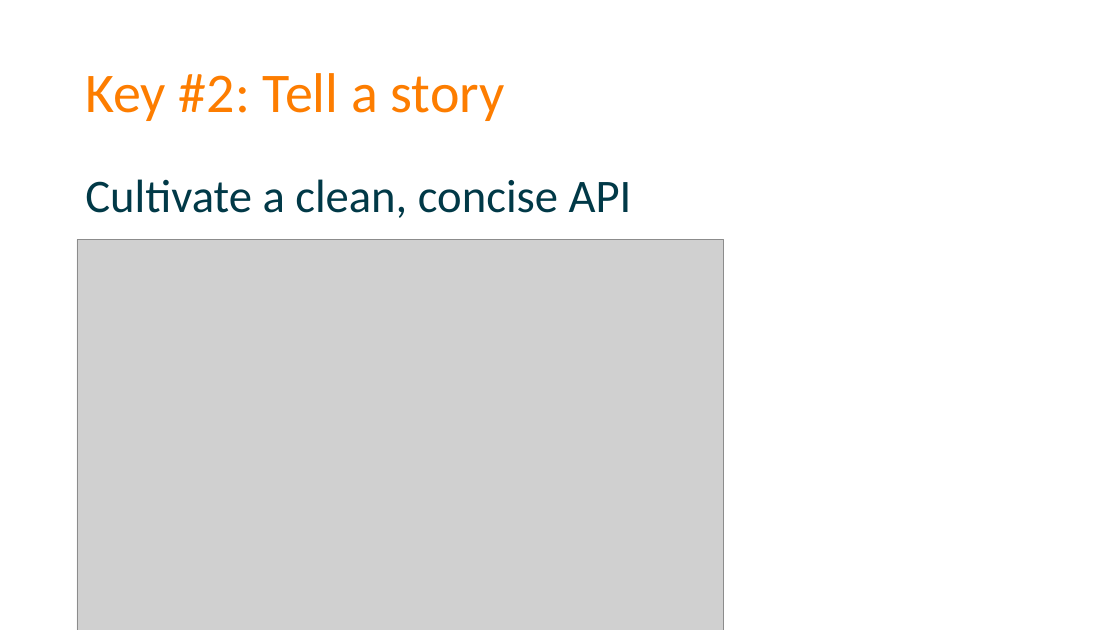
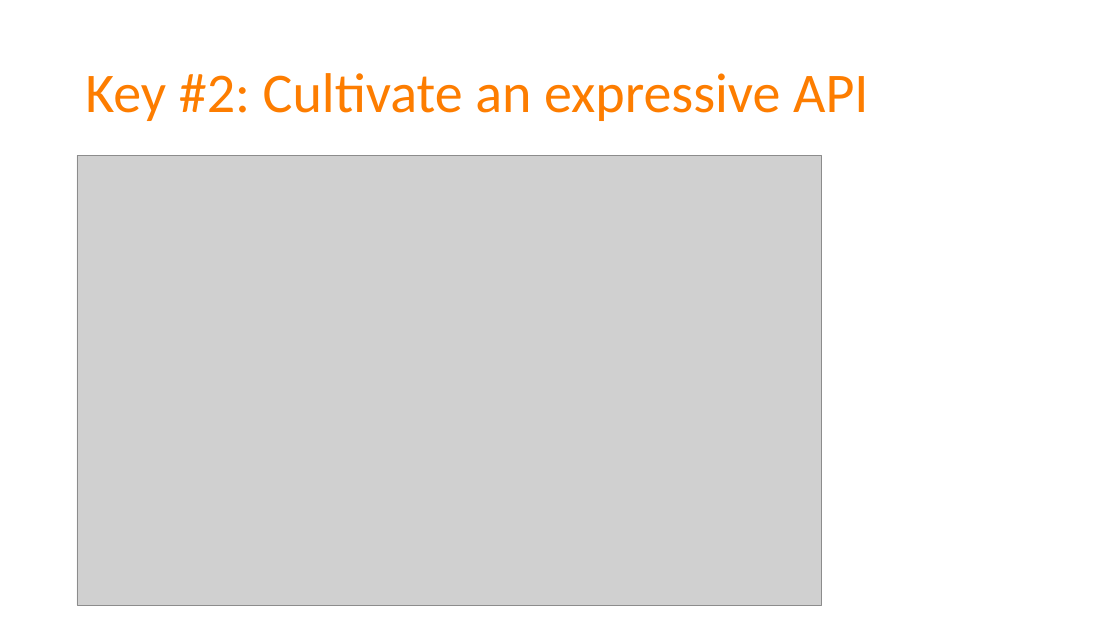
Before and after one commit to spetryjohnson/Talk-Patterns_of_Effective_Test_Setup, a slide deck: slide 68 of POETS - CodeMash 2017.pptx (slide 69 before the commit). Drawn at 1120x630 pixels with LibreOffice and Linux fonts; fonts in the diff are those of the drawing; grey boxes stand for pictures. Boxes give left, top, right and bottom in pixels: in the first picture for what was removed or moved away, otherwise in the second. Text is boxed around its words. In the diff, an @@ line names an element or a change of style, - is before the commit and + after.

```diff
--- a/POETS - CodeMash 2017.pptx
+++ b/POETS - CodeMash 2017.pptx
@@ title at (x1=85, y1=73, x2=868, y2=121): text changed @@
-Key #2: Tell a story
+Key #2: Cultivate an expressive API
@@ picture resized from (x1=77, y1=239, x2=724, y2=630) to (x1=77, y1=155, x2=823, y2=605) @@
@@ text removed at (x1=85, y1=179, x2=632, y2=218) @@
-Cultivate a clean, concise API
```
Also in this commit, not shown: 12 other slides changed, 1 slide added, 2 slides removed.
